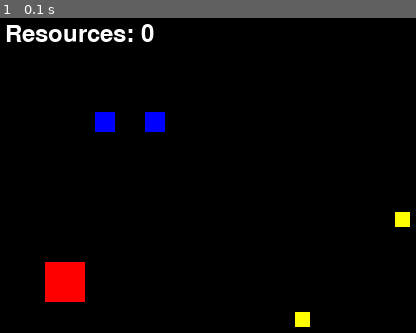
Above: before the commit, frame 1.
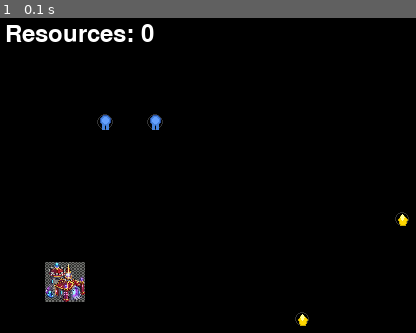
Above: after the commit, the same moment.

Repository: satanisz/rts-nano
Game: pygame game, started from main.py
Two runs of this game, one before a commit and one after it. Both use one fixed random seed, a clock stepped at 60 frames per second and the inputs below.
Inputs:
- Up to frame 1 (0.1 s): no input

The runs differ from the first frame. In frame 1, 2.2% of the frame differs, in the area x 10-99%, y 29-99%.

Commit message:
add some assets

Diff:
--- a/game/entities.py
+++ b/game/entities.py
@@ -3,7 +3,7 @@
 from game.constants import *
 
 class Entity:
-    def __init__(self, x, y, color, size, class_name):
+    def __init__(self, x, y, color, size, class_name, image_path=None):
         self.x = x
         self.y = y
         self.color = color
@@ -12,11 +12,26 @@
         self.selected = False
         self.class_name = class_name
 
+        # Load image if provided
+        self.image = None
+        if image_path:
+            try:
+                self.image = pygame.image.load(image_path)
+                self.image = pygame.transform.scale(self.image, (int(size), int(size)))
+            except Exception as e:
+                print(f"Warning: Could not load image {image_path}: {e}")
+                self.image = None
+
     def draw(self, screen):
         # Draw hitbox circle for visualization (optional but requested "surroundings")
         pygame.draw.circle(screen, (50, 50, 50), (int(self.x + self.size/2), int(self.y + self.size/2)), int(self.radius + 2), 1)
 
-        pygame.draw.rect(screen, self.color, (self.x, self.y, self.size, self.size))
+        # Draw image if available, otherwise draw colored rect
+        if self.image:
+            screen.blit(self.image, (int(self.x), int(self.y)))
+        else:
+            pygame.draw.rect(screen, self.color, (self.x, self.y, self.size, self.size))
+
         if self.selected:
             pygame.draw.rect(screen, WHITE, (self.x, self.y, self.size, self.size), 2)
 
@@ -29,7 +44,7 @@
 
 class Unit(Entity):
     def __init__(self, x, y):
-        super().__init__(x, y, BLUE, UNIT_SIZE, "Unit")
+        super().__init__(x, y, BLUE, UNIT_SIZE, "Unit", "assets/unit.png")
         self.target_x = x
         self.target_y = y
         self.speed = UNIT_SPEED
@@ -104,9 +119,9 @@
 
 class Resource(Entity):
     def __init__(self, x, y):
-        super().__init__(x, y, YELLOW, RESOURCE_SIZE, "Resource")
+        super().__init__(x, y, YELLOW, RESOURCE_SIZE, "Resource", "assets/resource.png")
         self.amount = 100
 
 class Building(Entity):
     def __init__(self, x, y):
-        super().__init__(x, y, RED, 40, "Building")
+        super().__init__(x, y, RED, 40, "Building", "assets/mage_base.png")
--- /dev/null
+++ b/generate_assets.py
@@ -0,0 +1,25 @@
+from PIL import Image, ImageDraw
+
+# Create resource image (15x15)
+resource_img = Image.new('RGBA', (15, 15), (0, 0, 0, 0))
+draw = ImageDraw.Draw(resource_img)
+
+# Draw yellow crystal/ore
+draw.polygon([(7, 2), (12, 7), (10, 13), (5, 13), (3, 7)], fill=(255, 215, 0), outline=(200, 170, 0))
+draw.polygon([(7, 2), (9, 5), (7, 8), (5, 5)], fill=(255, 255, 150))  # Highlight
+
+resource_img.save('assets/resource.png')
+print("Generated resource.png successfully!")
+
+# Create unit image (20x20)
+unit_img = Image.new('RGBA', (20, 20), (0, 0, 0, 0))
+draw = ImageDraw.Draw(unit_img)
+
+# Draw blue character/unit
+draw.ellipse([5, 3, 15, 13], fill=(70, 130, 220), outline=(40, 80, 160))  # Body
+draw.ellipse([7, 5, 13, 11], fill=(100, 160, 255))  # Highlight
+draw.rectangle([7, 12, 9, 17], fill=(70, 130, 220))  # Left leg
+draw.rectangle([11, 12, 13, 17], fill=(70, 130, 220))  # Right leg
+
+unit_img.save('assets/unit.png')
+print("Generated unit.png successfully!")
--- /dev/null
+++ b/generate_base_image.py
@@ -0,0 +1,20 @@
+from PIL import Image, ImageDraw
+
+# Create a 40x40 image for the mage base
+img = Image.new('RGBA', (40, 40), (0, 0, 0, 0))
+draw = ImageDraw.Draw(img)
+
+# Draw a red tower base
+draw.rectangle([5, 10, 35, 38], fill=(180, 40, 40), outline=(80, 20, 20), width=2)
+
+# Draw tower top
+draw.polygon([(3, 10), (20, 2), (37, 10)], fill=(150, 30, 30), outline=(80, 20, 20))
+
+# Draw purple glowing windows
+draw.rectangle([12, 15, 18, 22], fill=(150, 50, 200))
+draw.rectangle([22, 15, 28, 22], fill=(150, 50, 200))
+draw.rectangle([17, 28, 23, 35], fill=(150, 50, 200))
+
+# Save
+img.save('assets/mage_base.png')
+print("Generated mage_base.png successfully!")
--- a/pyproject.toml
+++ b/pyproject.toml
@@ -5,5 +5,6 @@
 readme = "README.md"
 requires-python = ">=3.13"
 dependencies = [
+    "pillow>=12.1.0",
     "pygame>=2.6.1",
 ]
Binary file added: assets/mage_base — kopia.png
Binary file added: assets/mage_base.png
Binary file added: assets/resource.png
Binary file added: assets/unit.png
Binary file added: game/assets/1000011091.png
Binary file added: game/assets/castle_base.png
Binary file added: game/assets/mage_base.png
Not shown, added: assets/mage_base.xcf
Not shown, changed: uv.lock
